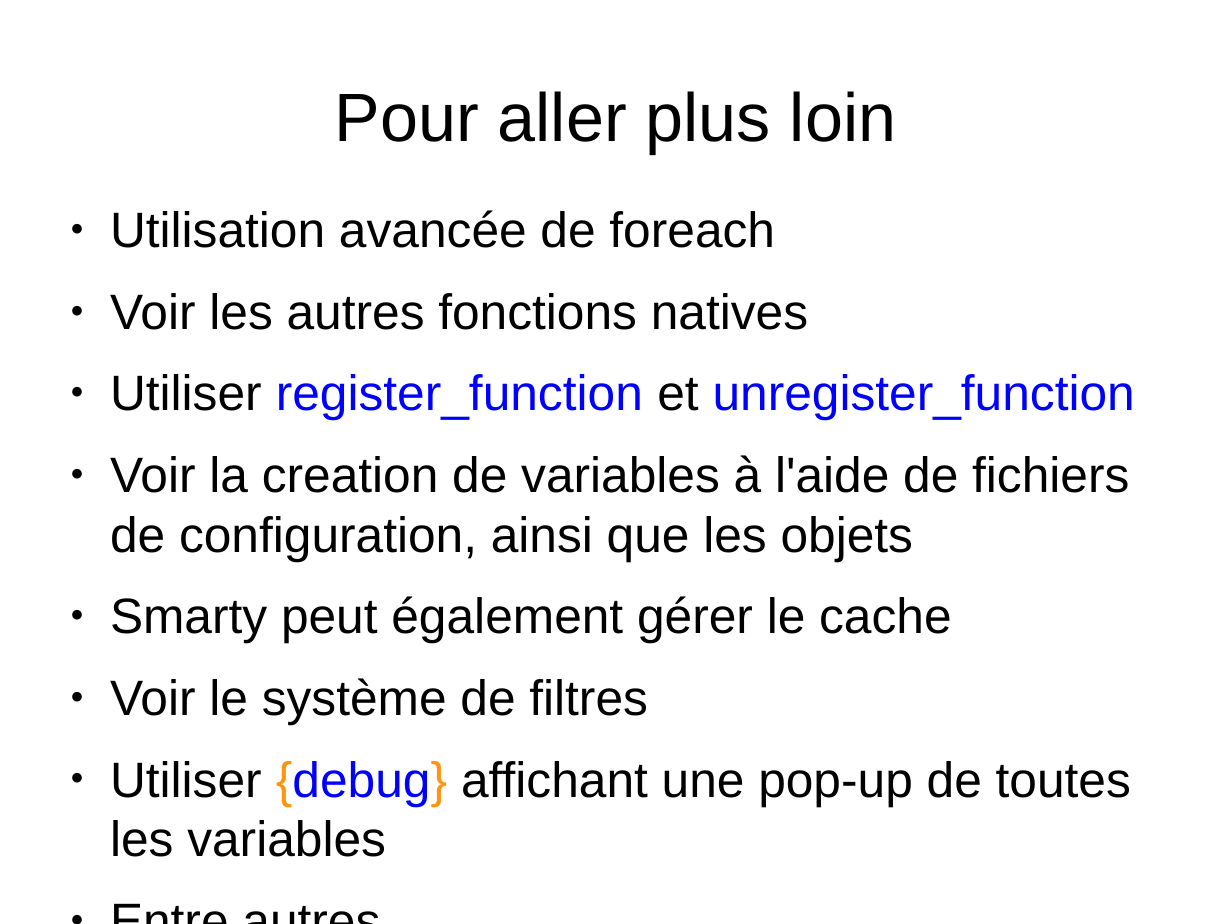
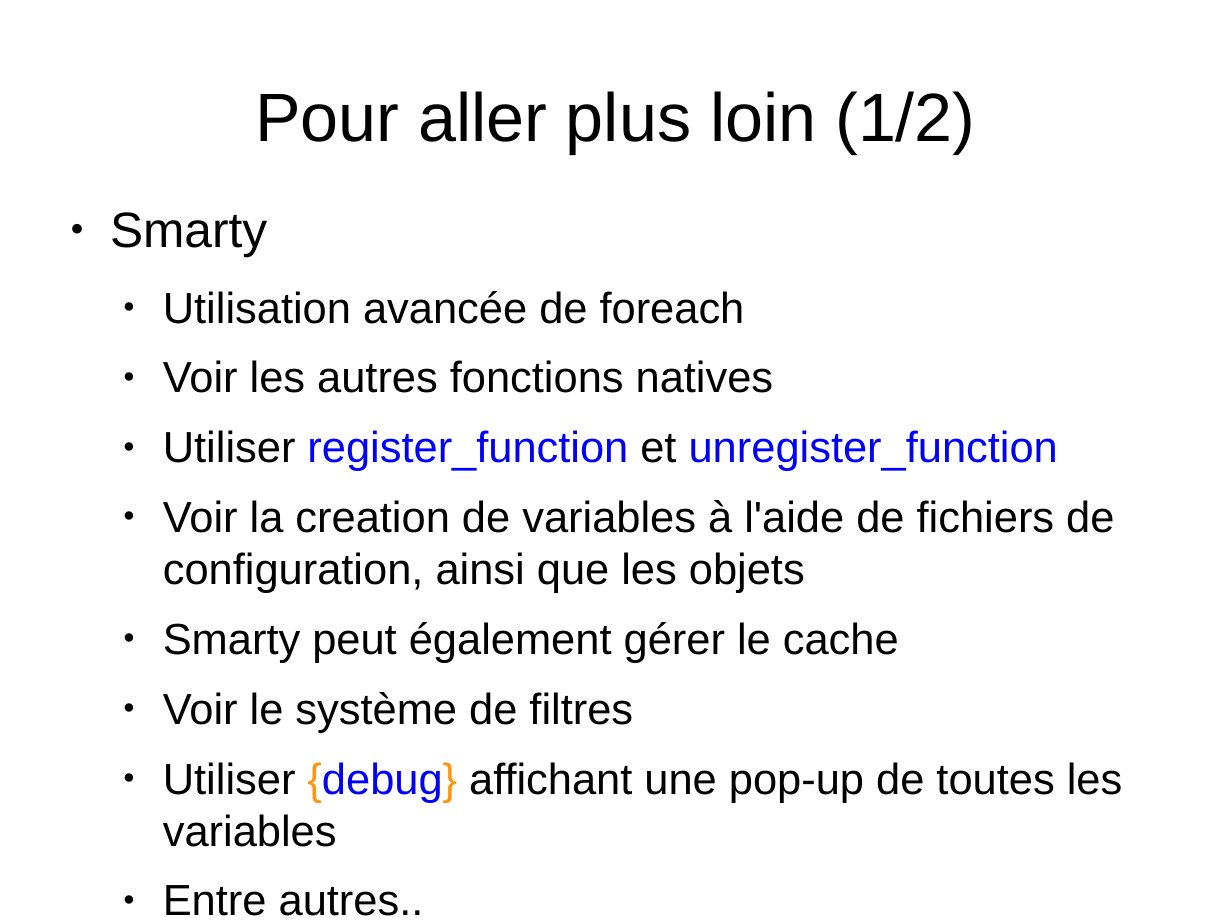
Before and after one commit to sion77/Bob-Project, a slide deck: slide 21 of docs/smarty.odp. Drawn at 1232x924 pixels with LibreOffice and Linux fonts; fonts in the diff are those of the drawing. Boxes give left, top, right and bottom in pixels: in the first picture for what was removed or moved away, otherwise in the second. Text is boxed around its words. In the diff, an @@ line names an element or a change of style, - is before the commit and + after.

```diff
--- a/docs/smarty.odp
+++ b/docs/smarty.odp
@@ title at <box>255,91,975,153</box>: text changed @@
-Pour aller plus loin
+Pour aller plus loin (1/2)
@@ text at <box>110,212,267,257</box>: paragraph added @@
+● Smarty
@@ text at <box>163,291,1123,847</box>: size 32 to 28 pt; list level 1 to 2 in "Utilisation avancée de foreach"; list level 1 to 2 in "Voir les autres fonctions natives"; list level 1 to 2 in "Utiliser register_function et unregister_function"; list level 1 to 2 in "Voir la creation de variables ..."; list level 1 to 2 in "Smarty peut également gérer le ..."; list level 1 to 2 in "Voir le système de filtres"; list level 1 to 2 in "Utiliser {debug} affichant une pop-up ..."; list level 1 to 2 in "Entre autres.." @@
```
Also in this commit, not shown: 2 other slides changed, 1 slide added.
